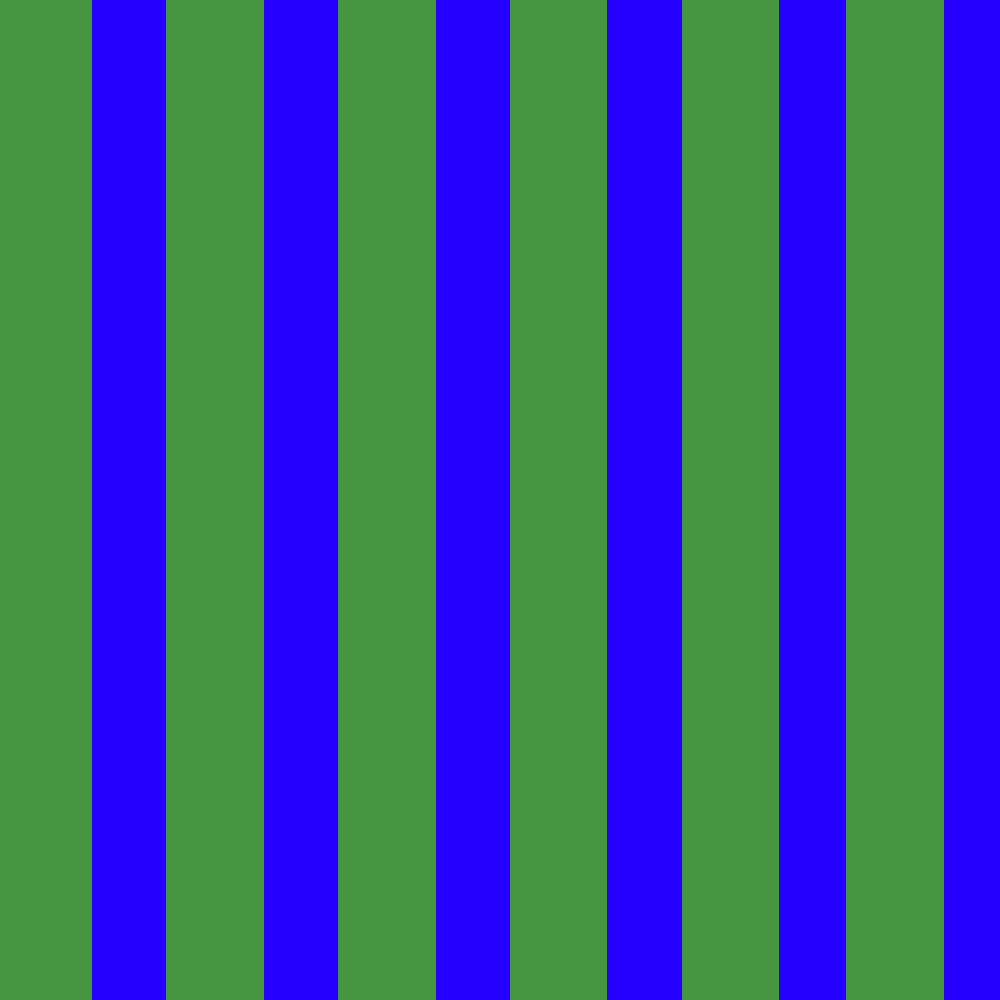
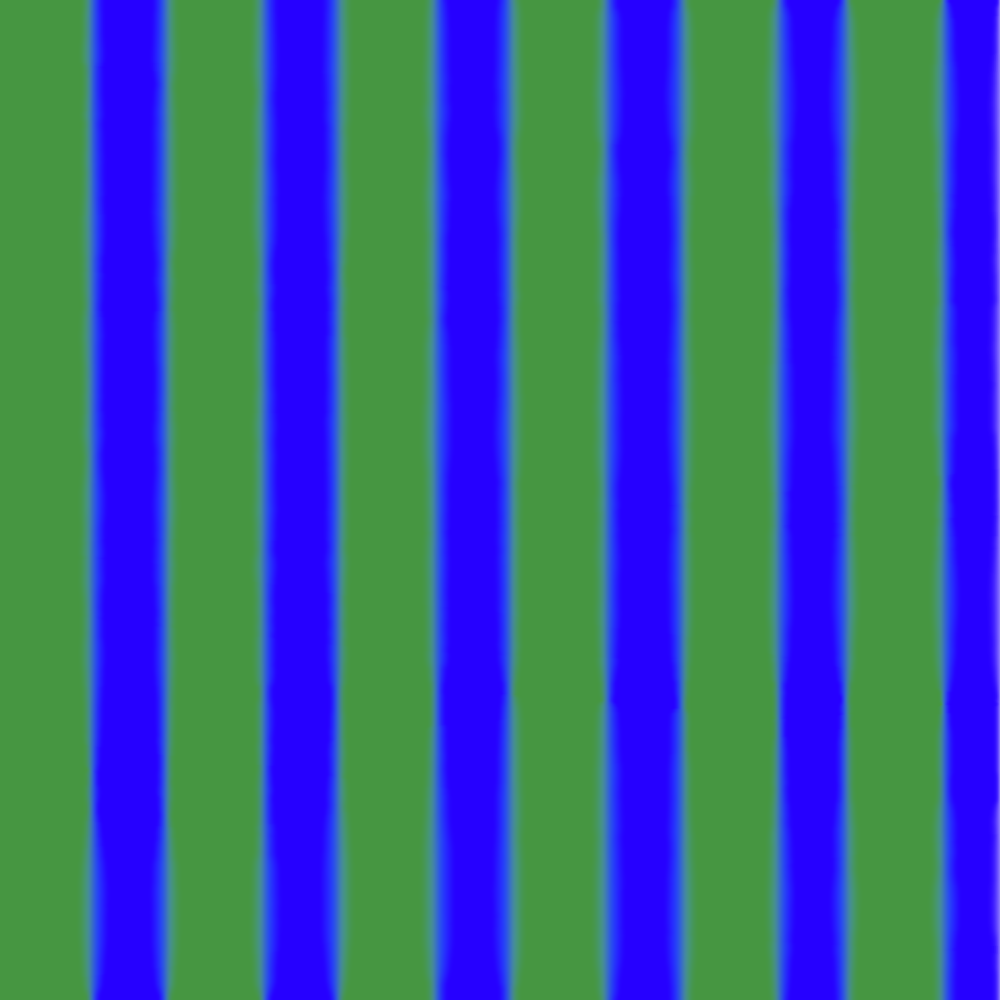
Layer changes from the first (1000, 1000) image to the second:
removed layer "Layer 2" over [77, 0, 944, 1000]
painted on "Layer 1" over [77, 0, 1000, 1000]
